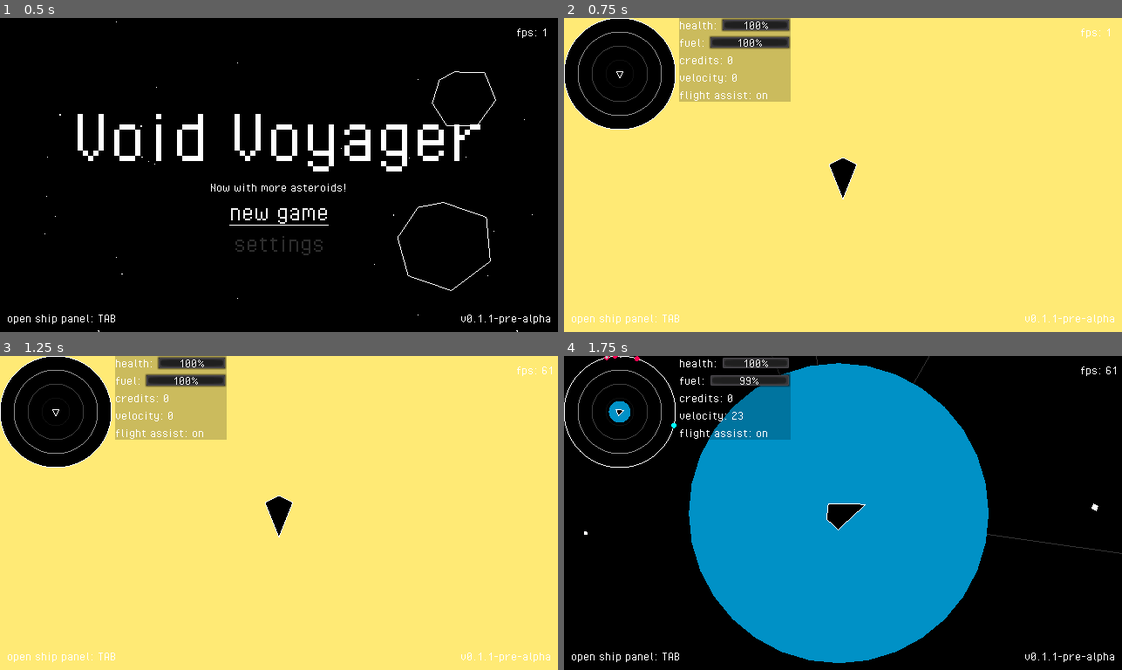
Above: before the commit, frames 1-4 (two rows, left to right).
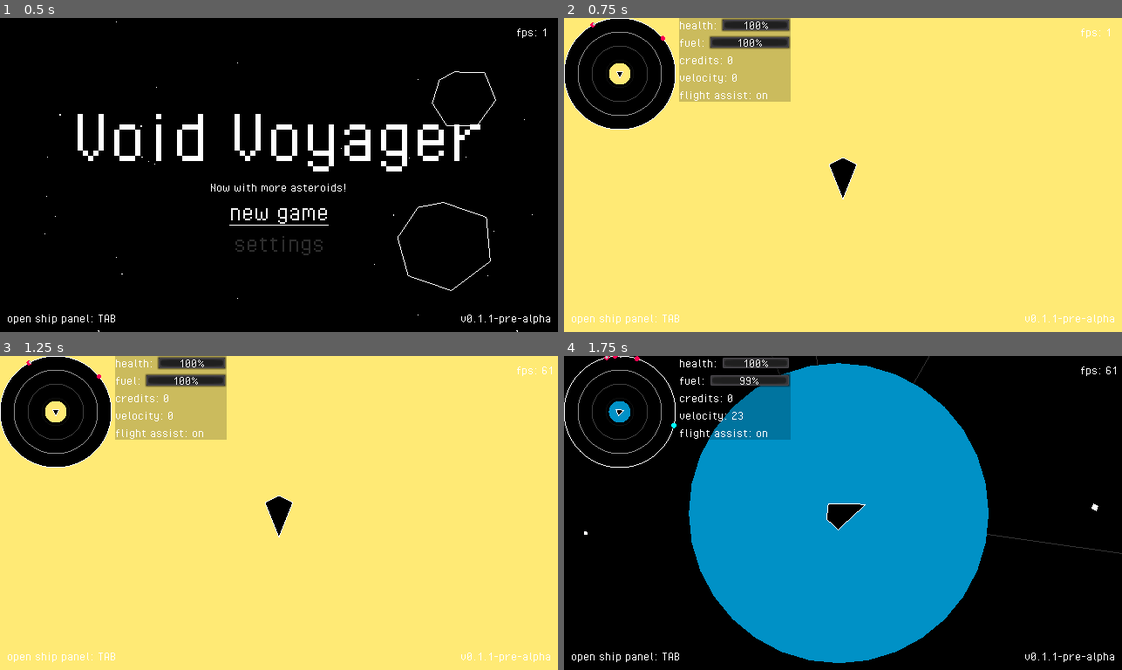
Above: after the commit, the same moments.

Repository: fossqueen/void-voyager-old
Game: Godot game, scene res://main.tscn
Two runs of this game, one before a commit and one after it. Both use one fixed random seed, a clock stepped at 60 frames per second and the inputs below.
Inputs (mouse positions are in pixels of both pictures, inside the frame that each line leads up to):
- Up to frame 1 (0.5 s): no input
- Up to frame 2 (0.75 s): click "new game" at 0.5 s
- Up to frame 3 (1.25 s): no input
- Up to frame 4 (1.75 s): tap Enter at 1.25 s; move the mouse to (843, 513) at 1.27 s; hold W (thrust) from 1.28 s (still down); tap J (hyperspace) at 1.35 s

Frame 1 is identical in both runs. In frame 2, 0.2% of the frame differs, in the area x 4-19%, y 1-22%; in frame 3, 0.2%; in frame 4, nothing differs.

Commit message:
Added NPC's to radar when close enough. Fixed bug where initial systems objects weren't added to the radar.

Diff:
--- a/main.gd
+++ b/main.gd
@@ -60,14 +60,12 @@
 
 func run_game() -> void:
 	Global.save = _save
-	#var maptest = galaxy_map.instance()
-	#add_child(maptest)
 	var new_player = player.instance()
 	new_player.ship = _save.player.current_ship
 	add_child(new_player)
-
 	remove_child($MainMenu)
 	load_system()
+	Global.ui.radar.get_objects()
 	menu_active = false
 
 
--- a/npc/npc.gd
+++ b/npc/npc.gd
@@ -14,6 +14,8 @@
 
 var time_to_live: float = 60.0
 var faction: String
+
+var radar_icon: String = "npc"
 
 func pos(r: float, t: float):
 	return Vector2(r * cos(t), r * sin(t))
--- a/npc/npc.tscn
+++ b/npc/npc.tscn
@@ -2,7 +2,7 @@
 
 [ext_resource path="res://npc/npc.gd" type="Script" id=1]
 
-[node name="NPC" type="RigidBody2D"]
+[node name="NPC" type="RigidBody2D" groups=["npc"]]
 z_index = 2
 mass = 25000.0
 contacts_reported = 4
--- a/player/player.gd
+++ b/player/player.gd
@@ -125,6 +125,8 @@
 func _on_Scanner_body_entered(body):
 	if body.is_in_group("radar_objects"):
 		$UI/Radar.add_object(body)
+	if body.is_in_group("npc"):
+		$UI/Radar.add_object(body)
 
 func _on_Scanner_body_exited(body):
 	if body.is_in_group("radar_objects"):
--- a/ui/radar/map-marker.gd
+++ b/ui/radar/map-marker.gd
@@ -9,6 +9,8 @@
 var width = 1
 var antialiased = 0
 export var player: bool = false
+export var npc: bool = false
+var node
 
 func _draw():
 	if player:
@@ -18,3 +20,7 @@
 	else:
 		draw_circle(center, radius, color)
 		draw_arc(center, radius, start_angle, end_angle, point_count, color, width, antialiased)
+
+func _physics_process(delta):
+	if npc:
+		global_rotation = node.global_rotation
--- a/ui/radar/radar.gd
+++ b/ui/radar/radar.gd
@@ -4,12 +4,13 @@
 export var zoom = 10
 
 onready var player_marker = $Panel/PlayerMarker
+onready var ship_marker = load("res://ui/radar/player-marker.tscn")
 onready var star_marker = load("res://ui/radar/star-marker.tscn")
 onready var planet_marker = load("res://ui/radar/planet-marker.tscn")
 onready var asteroid_marker = load("res://ui/radar/asteroid-marker.tscn")
 onready var moon_marker = load("res://ui/radar/moon-marker.tscn")
 
-onready var icons = {"star": star_marker, "planet": planet_marker, "asteroid": asteroid_marker, "moon": moon_marker}
+onready var icons = {"star": star_marker, "planet": planet_marker, "asteroid": asteroid_marker, "moon": moon_marker, "npc": ship_marker}
 
 var grid_scale
 var markers = {}
@@ -48,6 +49,7 @@
 		$Panel.add_child(new_marker)
 		new_marker.show()
 		markers[object] = new_marker
+		print("boop")
 	print("UI: Radar: Retrieved system objects")
 
 func add_object(object):
@@ -56,6 +58,9 @@
 		new_marker.color = object.self_modulate
 	elif object.radar_icon == "asteroid":
 		new_marker.color = Color(1.0, 1.0, 1.0)
+	elif object.radar_icon == "npc":
+		new_marker.npc = true
+		new_marker.node = object
 	else:
 		new_marker.color = object.color
 	$Panel.add_child(new_marker)
